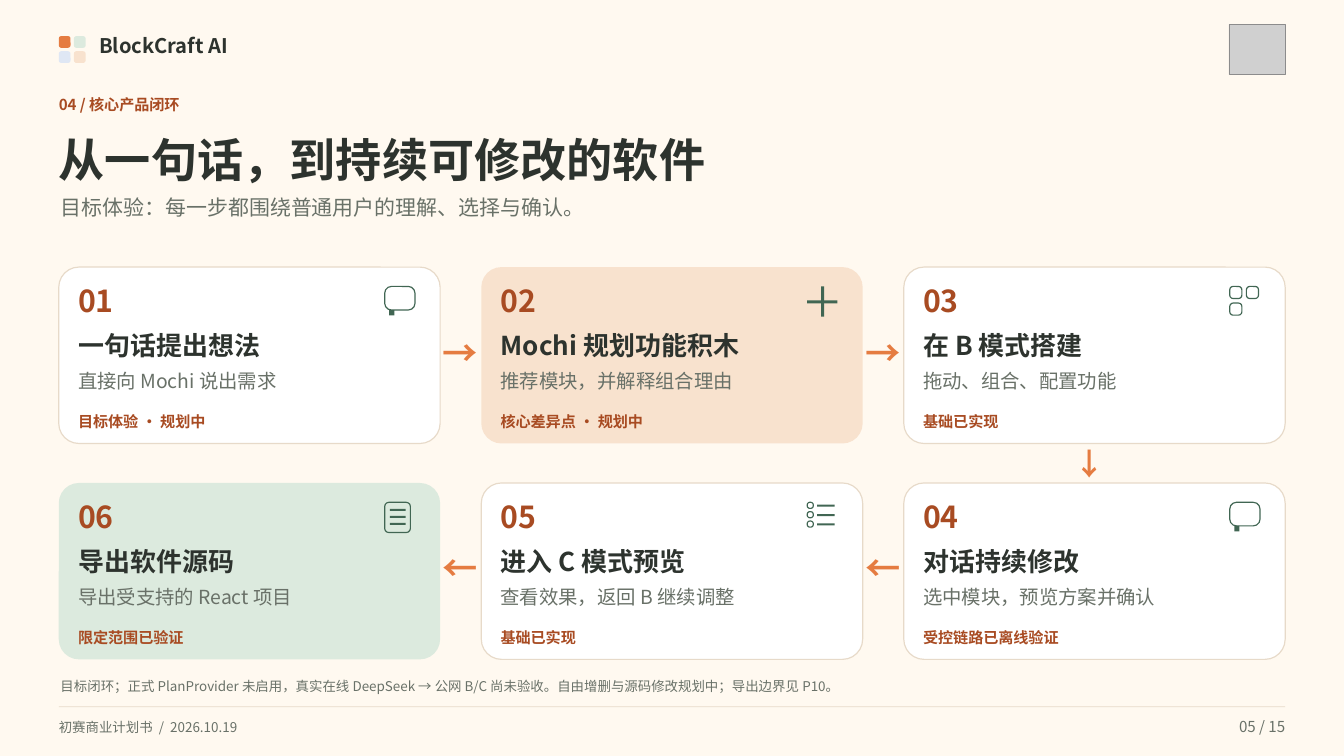
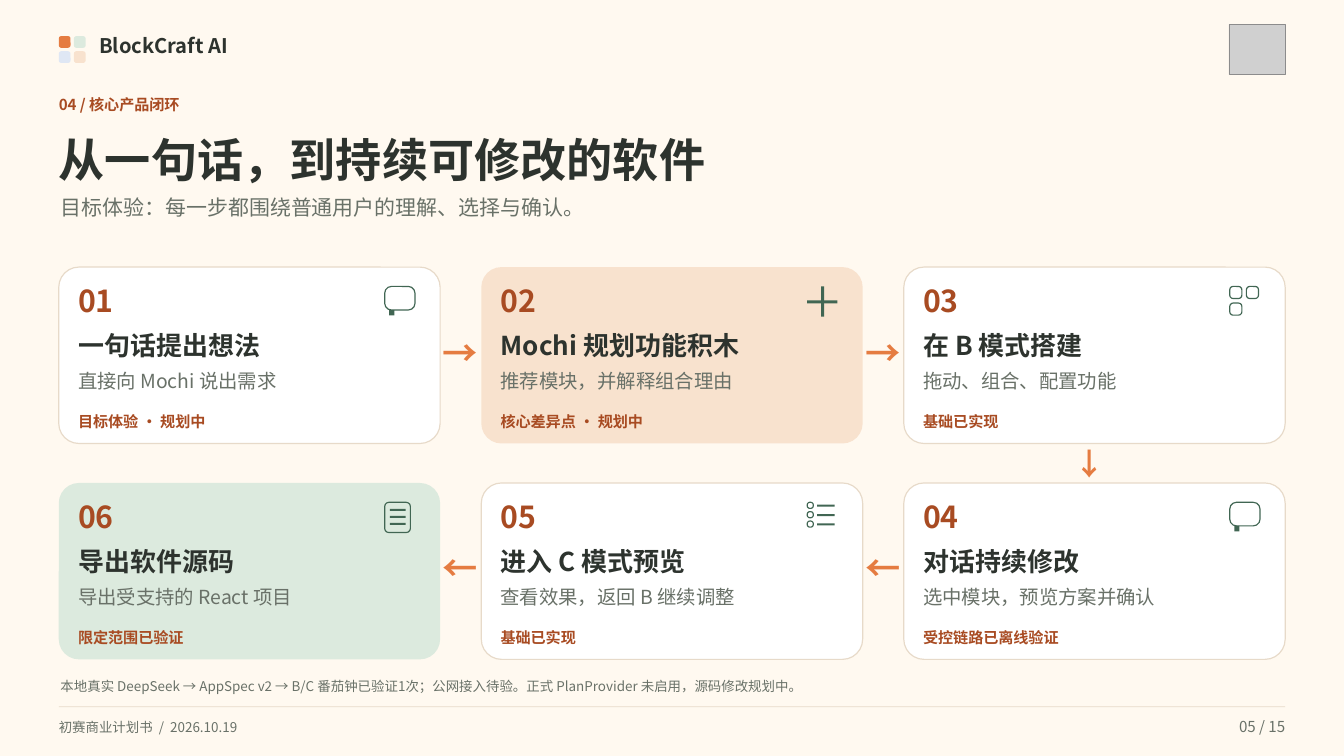
Before and after one commit to Nanmuxxx/BlockCraft-AI, a slide deck: slide 5 of competition-delivery-20261020/bp-reconcile-0128/candidate/BlockCraftAI_BP_Reconciled_Candidate.pptx. Drawn at 1344x756 pixels with LibreOffice and Linux fonts; fonts in the diff are those of the drawing; grey boxes stand for pictures. Boxes give left, top, right and bottom in pixels: in the first picture for what was removed or moved away, otherwise in the second. Text is boxed around its words. In the diff, an @@ line names an element or a change of style, - is before the commit and + after.

Commit message:
docs(bp): reflect one verified local real DeepSeek AppSpec pomodoro run

```diff
--- a/competition-delivery-20261020/bp-reconcile-0128/candidate/BlockCraftAI_BP_Reconciled_Candidate.pptx
+++ b/competition-delivery-20261020/bp-reconcile-0128/candidate/BlockCraftAI_BP_Reconciled_Candidate.pptx
@@ text at bbox=[60, 680, 802, 694]: text changed @@
-目标闭环；正式 PlanProvider 未启用，真实在线 DeepSeek → 公网 B/C 尚未验收。自由增删与源码修改规划中；导出边界见 P10。
+本地真实 DeepSeek → AppSpec v2 → B/C 番茄钟已验证1次；公网接入待验。正式 PlanProvider 未启用，源码修改规划中。
```
Also in this commit, not shown: 4 other slides changed, 6 other files.
